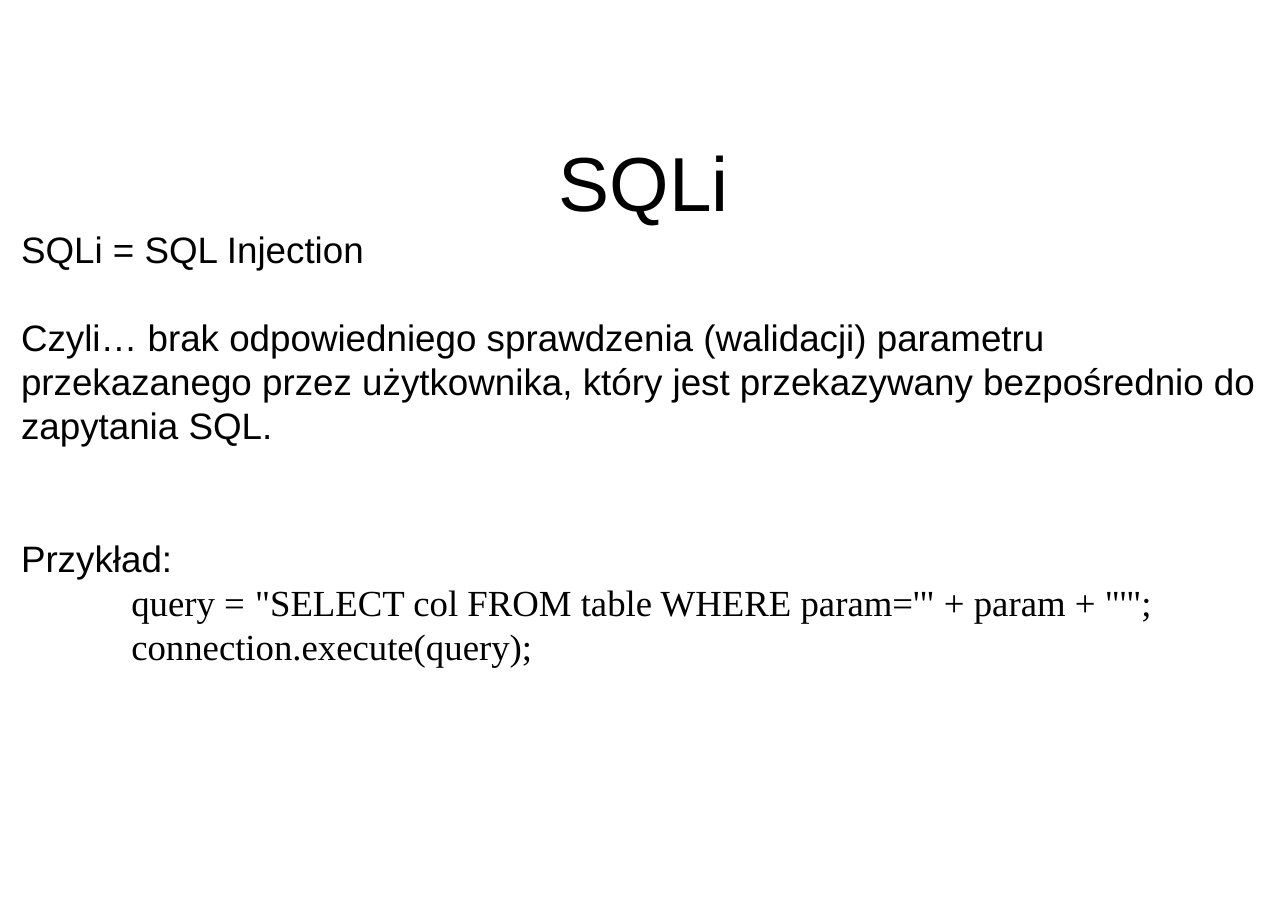
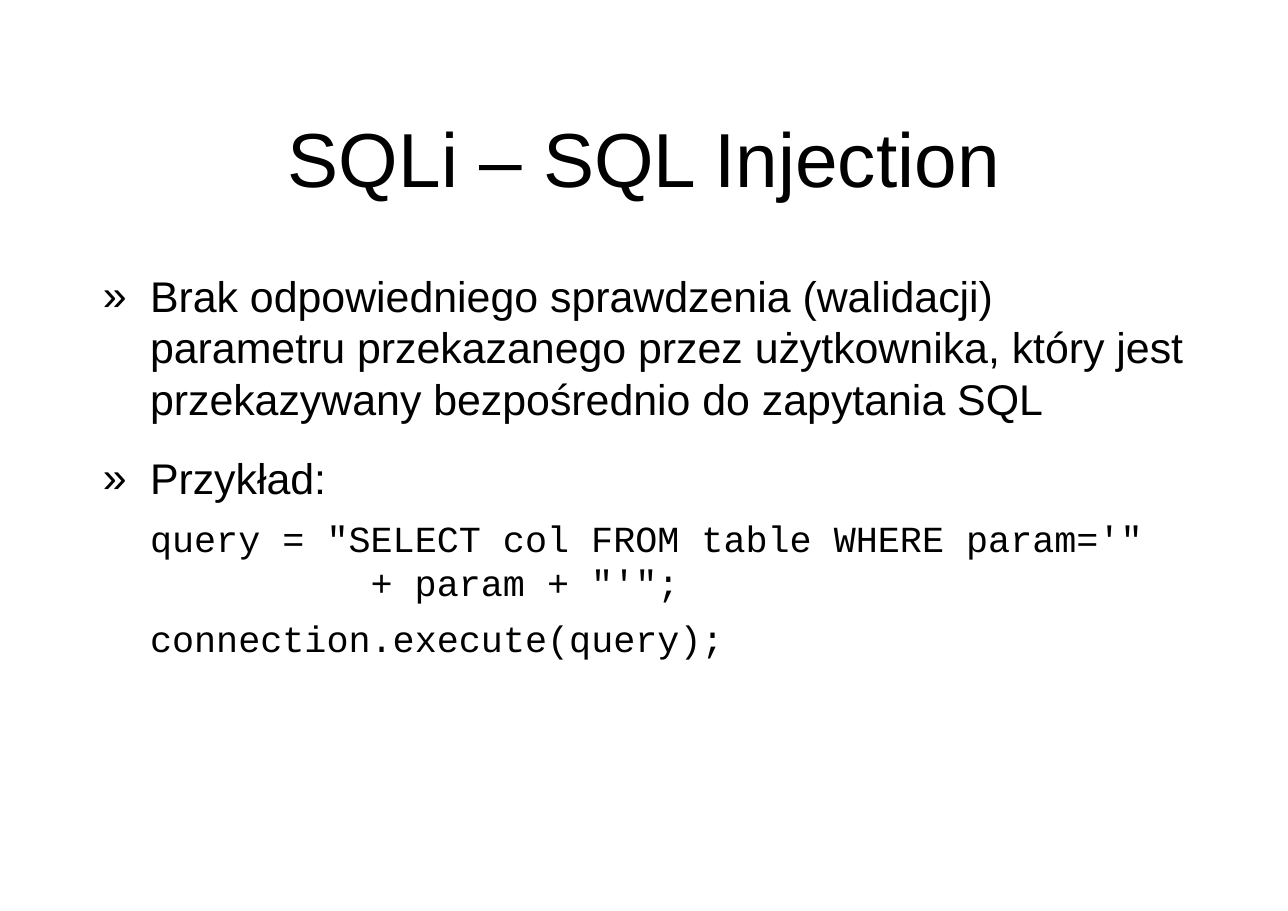
Before and after one commit to disconnect3d/websec_presentation, a slide deck: slide 2 of websec.ppt. Drawn at 1288x911 pixels with LibreOffice and Linux fonts; fonts in the diff are those of the drawing; background and template pictures are left out. Boxes give left, top, right and bottom in pixels: in the first picture for what was removed or moved away, otherwise in the second. Text is boxed around its words. In the diff, an @@ line names an element or a change of style, - is before the commit and + after.

Commit message:
PPT file cleanup & formatting

```diff
--- a/websec.ppt
+++ b/websec.ppt
@@ title added at (x1=288, y1=131, x2=1000, y2=201), 50 pt, text #000000 @@
+SQLi – SQL Injection
@@ text removed at (x1=559, y1=155, x2=729, y2=225) @@
-SQLi
@@ text "Brak odpowiedniego sprawdzenia (walidacji) parametru ..." moved from (x1=21, y1=236, x2=1255, y2=668) to (x1=150, y1=281, x2=1183, y2=660) @@
@@ text at (x1=150, y1=281, x2=1183, y2=424): text changed; size 24 to 28 pt @@
-SQLi = SQL Injection
-Czyli… brak odpowiedniego sprawdzenia (walidacji) parametru
-przekazanego przez użytkownika, który jest przekazywany bezpośrednio do zapytania SQL.
+» Brak odpowiedniego sprawdzenia (walidacji) parametru przekazanego przez użytkownika, który jest przekazywany bezpośrednio do zapytania SQL
@@ text at (x1=150, y1=463, x2=1142, y2=660): size 24 to 28 pt in "Przykład:"; font Times New Roman to Courier New in "query = "SELECT col FROM table WHERE ...", "connection.execute(query);"; bullet none to »; more space between paragraphs; indent changed @@
```
Also in this commit, not shown: 7 other slides changed, 1 slide added.
